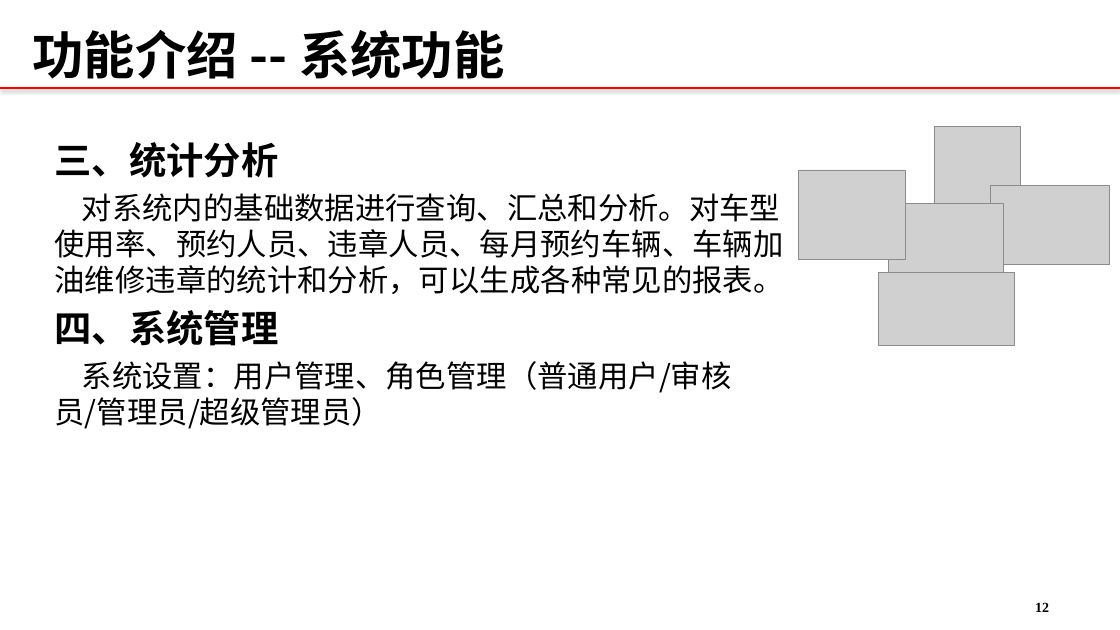
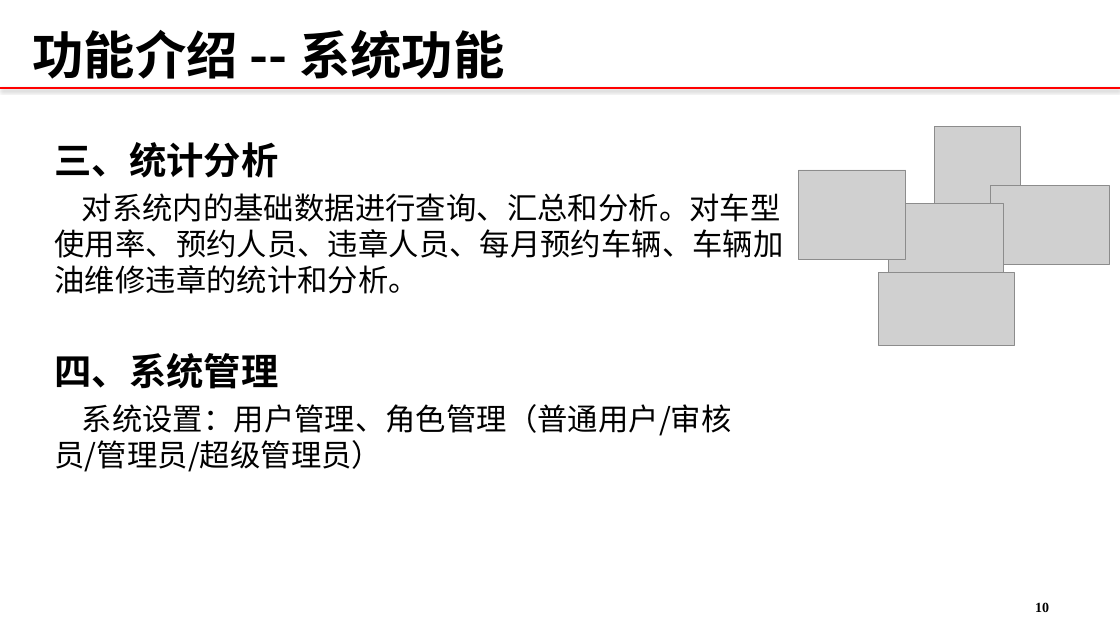
Before and after one commit to 12301068JiangDongyu/Uplan, a slide deck: slide 11 of doc/联通公务车管理系统.pptx (slide 13 before the commit). Drawn at 1120x630 pixels with LibreOffice and Linux fonts; fonts in the diff are those of the drawing; grey boxes stand for pictures; background and template pictures are left out. Boxes give left, top, right and bottom in pixels: in the first picture for what was removed or moved away, otherwise in the second. Text is boxed around its words. In the diff, an @@ line names an element or a change of style, - is before the commit and + after.

```diff
--- a/doc/联通公务车管理系统.pptx
+++ b/doc/联通公务车管理系统.pptx
@@ text at [55, 193, 784, 294]: text changed @@
-对系统内的基础数据进行查询、汇总和分析。对车型使用率、预约人员、违章人员、每月预约车辆、车辆加油维修违章的统计和分析，可以生成各种常见的报表。
+对系统内的基础数据进行查询、汇总和分析。对车型使用率、预约人员、违章人员、每月预约车辆、车辆加油维修违章的统计和分析。
@@ page number at [1035, 602, 1049, 612]: text changed @@
-12
+10
```
Also in this commit, not shown: 5 other slides changed, 1 slide removed, 7 other files.
